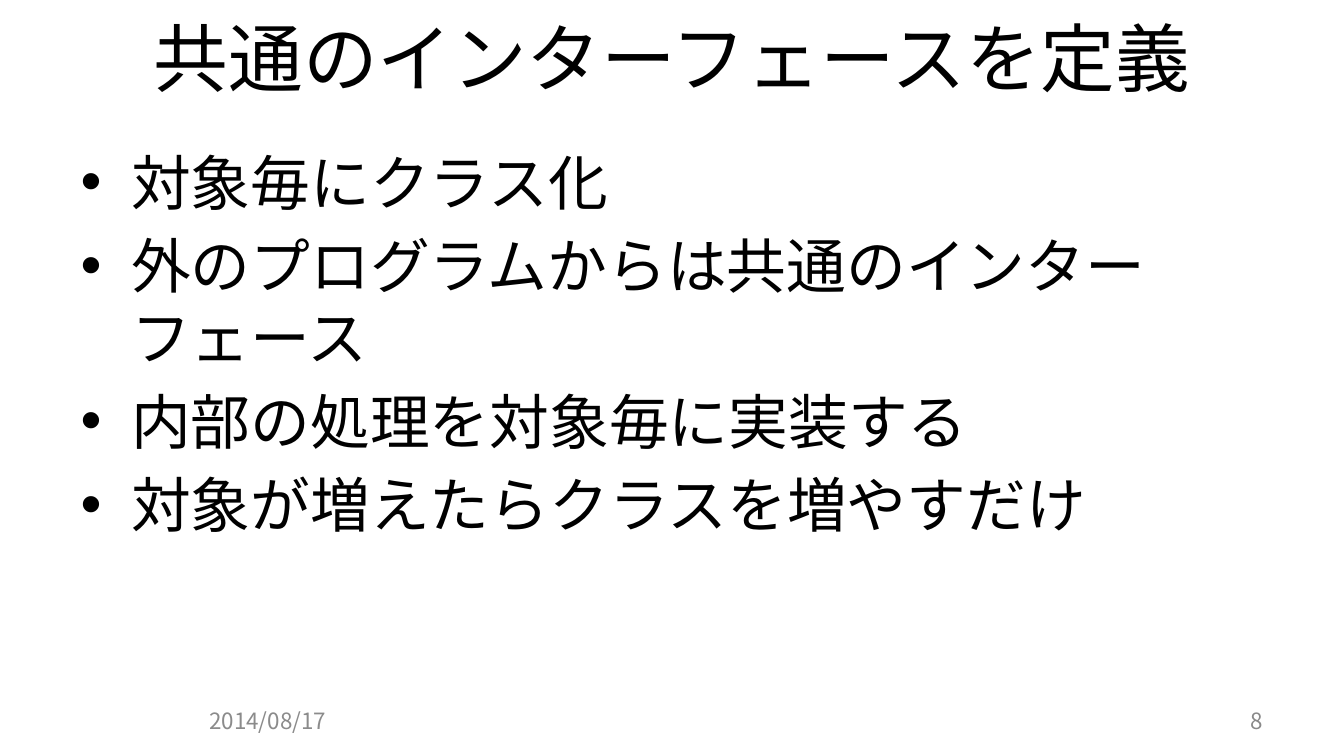
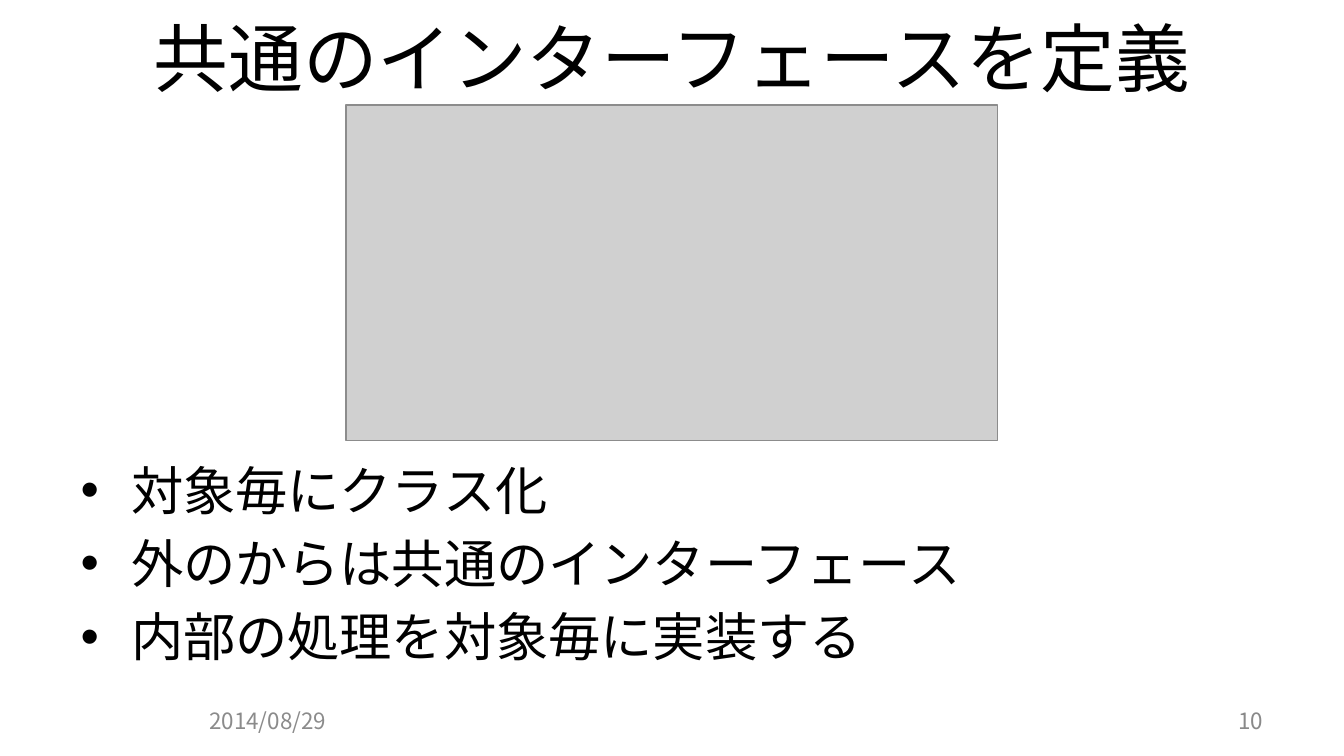
Before and after one commit to JCGS/CEDEC2014, a slide deck: slide 10 of chiyama/2014cedec_chiyama.pptx (slide 8 before the commit). Drawn at 1344x756 pixels with LibreOffice and Linux fonts; fonts in the diff are those of the drawing; grey boxes stand for pictures; background and template pictures are left out. Boxes give left, top, right and bottom in pixels: in the first picture for what was removed or moved away, otherwise in the second. Text is boxed around its words. In the diff, an @@ line names an element or a change of style, - is before the commit and + after.

```diff
--- a/chiyama/2014cedec_chiyama.pptx
+++ b/chiyama/2014cedec_chiyama.pptx
@@ picture added at (x1=347, y1=105, x2=999, y2=441) @@
@@ text "対象毎にクラス化" moved from (x1=131, y1=154, x2=1145, y2=532) to (x1=131, y1=466, x2=960, y2=661) @@
@@ text at (x1=131, y1=476, x2=1086, y2=532): paragraph removed @@
-• 対象が増えたらクラスを増やすだけ
@@ text at (x1=131, y1=466, x2=862, y2=661): size 32 to 28 pt in "対象毎にクラス化", "内部の処理を対象毎に実装する" @@
@@ text at (x1=131, y1=539, x2=960, y2=587): text changed; size 32 to 28 pt @@
-• 外のプログラムからは共通のインターフェース
+• 外のからは共通のインターフェース
@@ text at (x1=209, y1=711, x2=326, y2=733): text changed @@
-2014/08/17
+2014/08/29
@@ page number at (x1=1238, y1=712, x2=1263, y2=729): text changed @@
-8
+10
```
Also in this commit, not shown: 16 other slides changed, 13 slides added, 1 slide removed, 7 other files.
